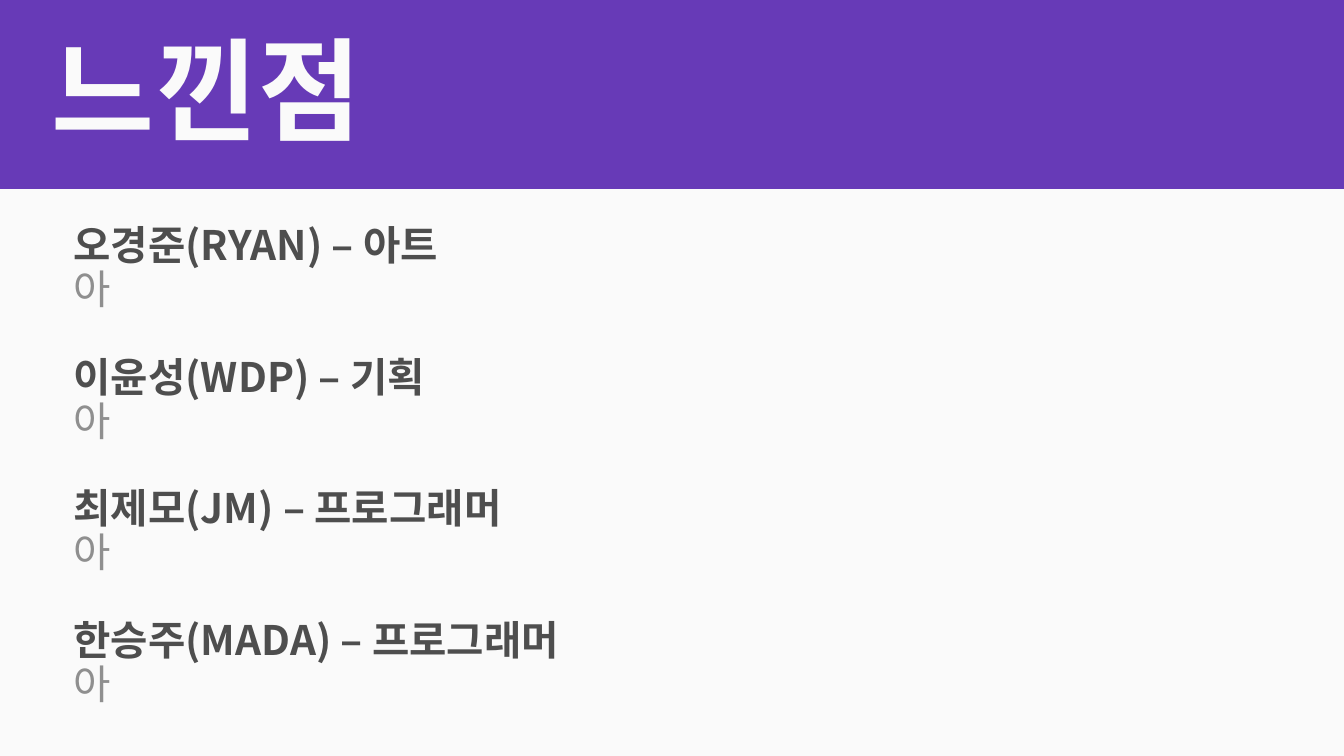
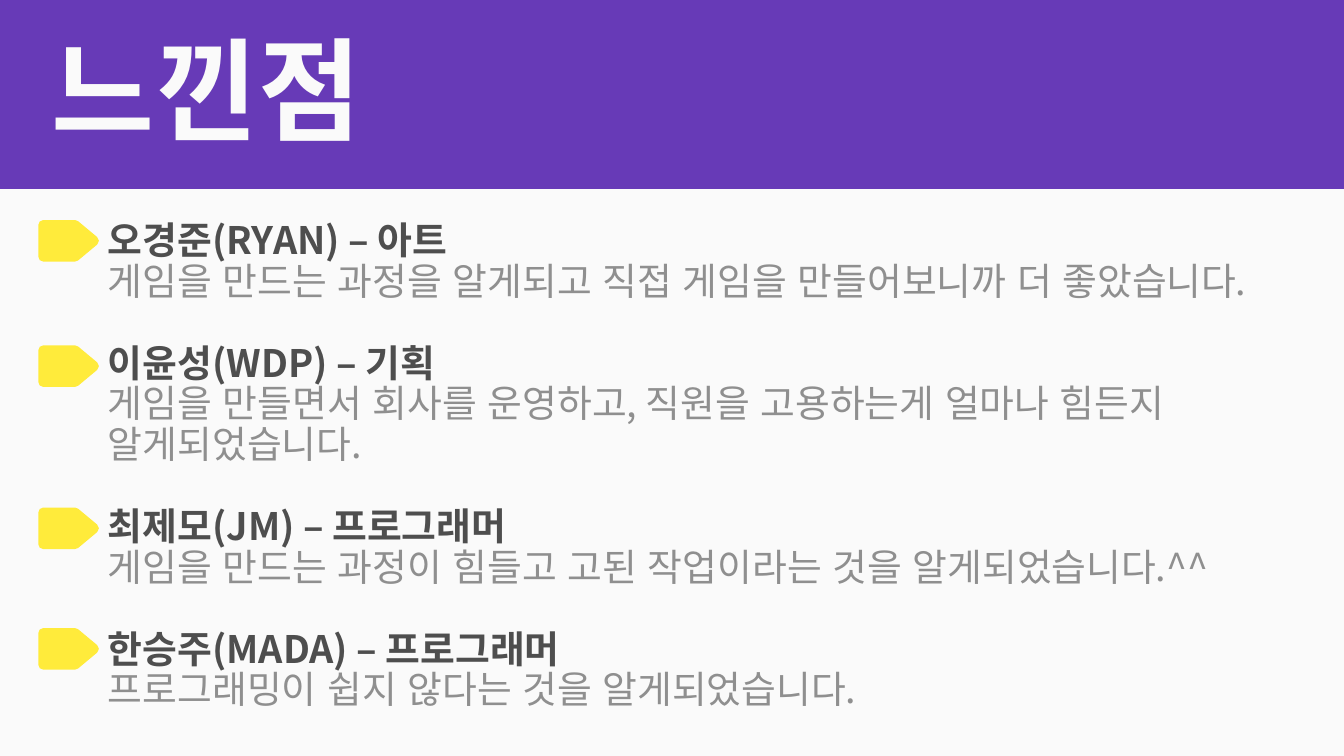
Before and after one commit to EQwon/RoadOfBusiness, a slide deck: slide 14 of 1조 ppt 발표.pptx. Drawn at 1344x756 pixels with LibreOffice and Linux fonts; fonts in the diff are those of the drawing. Boxes give left, top, right and bottom in pixels: in the first picture for what was removed or moved away, otherwise in the second. Text is boxed around its words. In the diff, an @@ line names an element or a change of style, - is before the commit and + after.

```diff
--- a/1조 ppt 발표.pptx
+++ b/1조 ppt 발표.pptx
@@ freeform shape added at <box>43,225,93,257</box>, fill #FFEB3B, outline #FFEB3B 7 pt @@
@@ text at <box>108,222,1246,706</box>: text changed; size 29 to 27 pt; text colour #4E4E4E to #8F8F8F; bold off @@
-오경준(RYAN) – 아트
-아
-이윤성(WDP) – 기획
-아
-최제모(JM) – 프로그래머
-아
-한승주(MADA) – 프로그래머
-아
+오경준(RYAN) – 아트
+게임을 만드는 과정을 알게되고 직접 게임을 만들어보니까 더 좋았습니다.
+이윤성(WDP) – 기획
+게임을 만들면서 회사를 운영하고, 직원을 고용하는게 얼마나 힘든지
+알게되었습니다.
+최제모(JM) – 프로그래머
+게임을 만드는 과정이 힘들고 고된 작업이라는 것을 알게되었습니다.^^
+한승주(MADA) – 프로그래머
+프로그래밍이 쉽지 않다는 것을 알게되었습니다.
@@ freeform shape added at <box>43,350,93,382</box>, fill #FFEB3B, outline #FFEB3B 7 pt @@
@@ freeform shape added at <box>43,513,93,544</box>, fill #FFEB3B, outline #FFEB3B 7 pt @@
@@ freeform shape added at <box>43,634,93,665</box>, fill #FFEB3B, outline #FFEB3B 7 pt @@
```
Also in this commit, not shown: 1 other slide changed, 16 other files.
